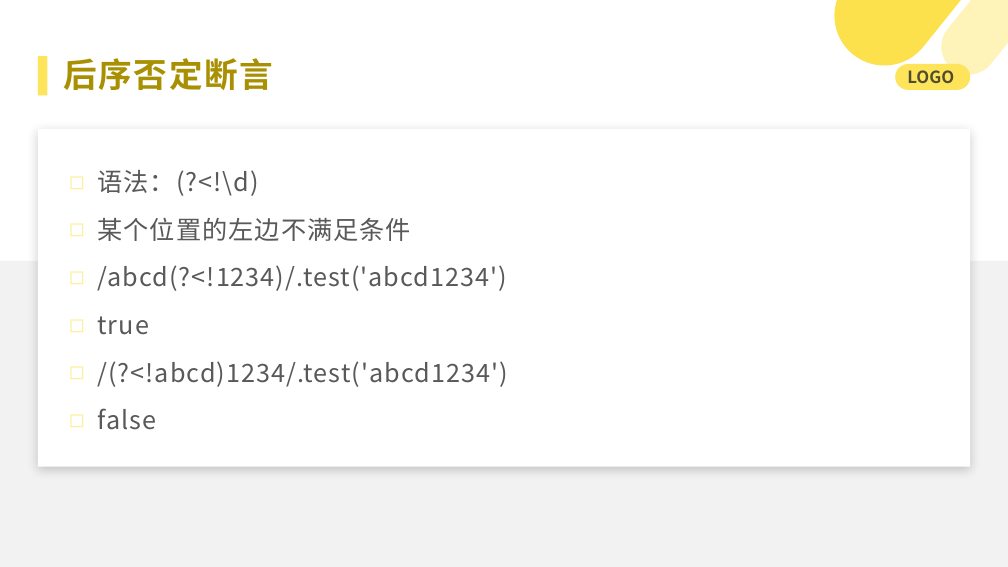
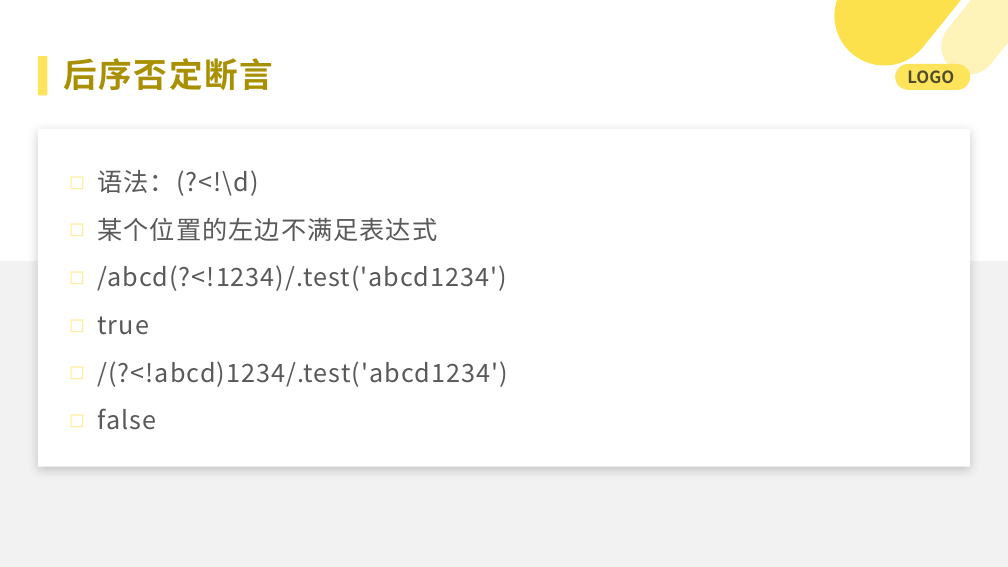
Before and after one commit to 382615666/note, a slide deck: slide 11 of 科普.pptx. Drawn at 1008x567 pixels with LibreOffice and Linux fonts; fonts in the diff are those of the drawing. Boxes give left, top, right and bottom in pixels: in the first picture for what was removed or moved away, otherwise in the second. Text is boxed around its words. In the diff, an @@ line names an element or a change of style, - is before the commit and + after.

```diff
--- a/科普.pptx
+++ b/科普.pptx
@@ text at (97,218,437,241): text changed @@
-◻ 某个位置的左边不满足条件
+◻ 某个位置的左边不满足表达式
```
Also in this commit, not shown: 10 other slides changed, 8 other files.
